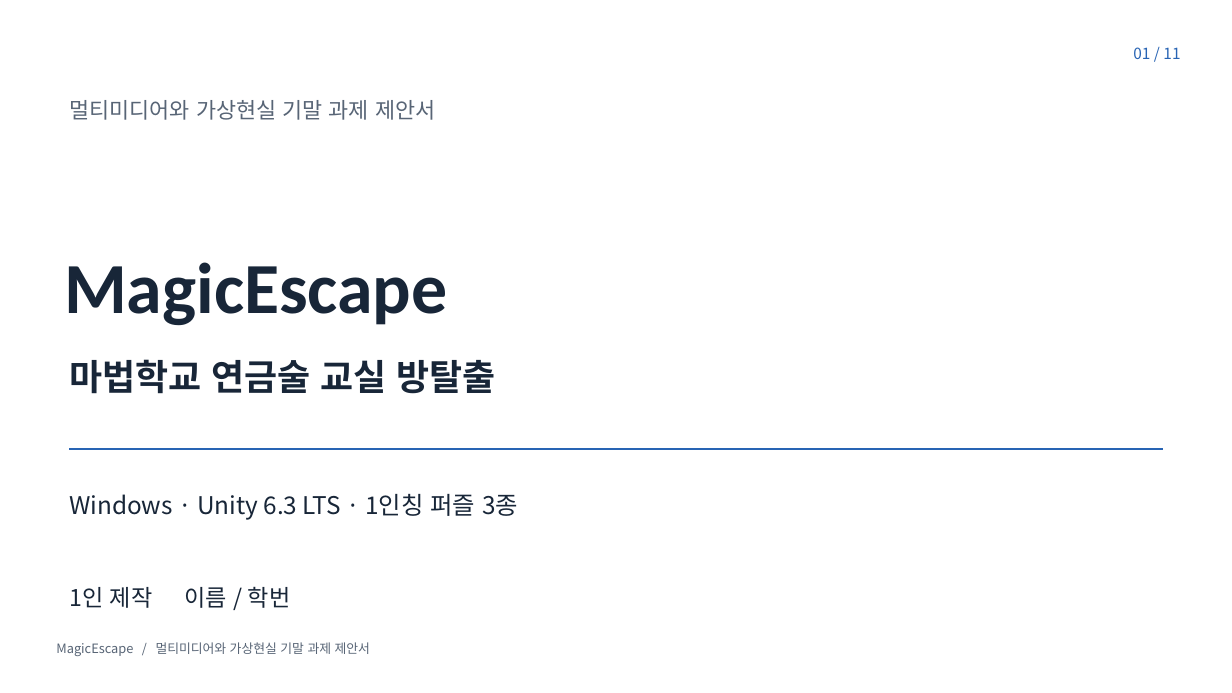
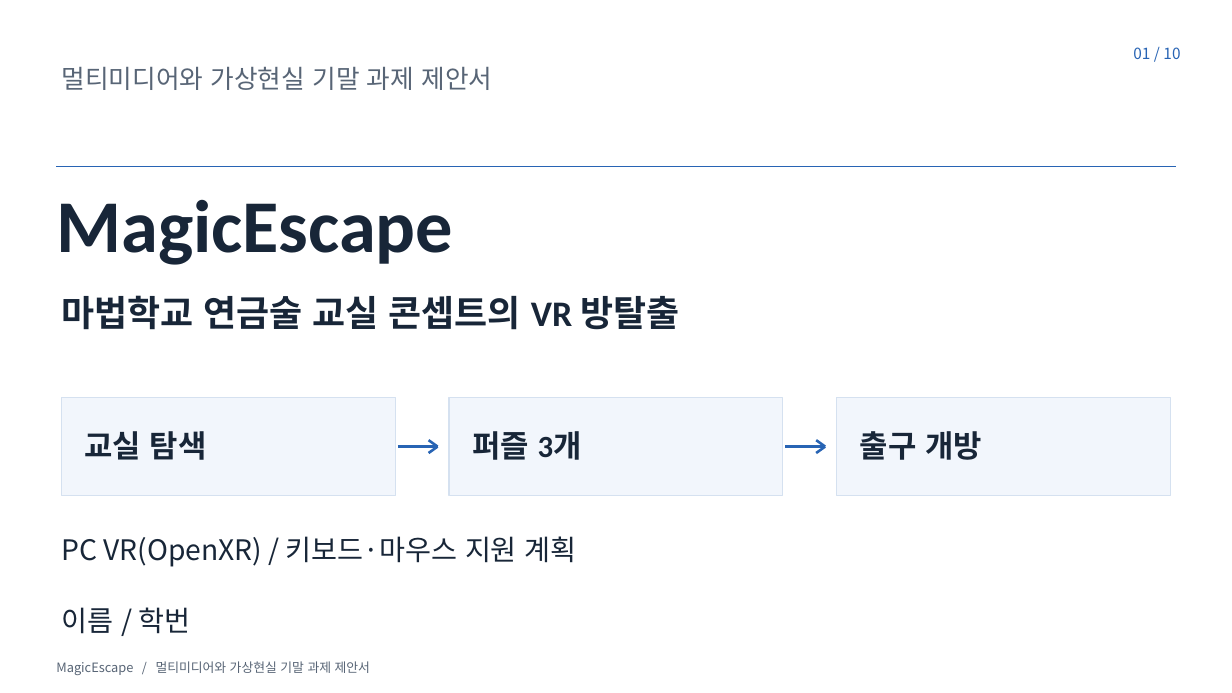
Before and after one commit to NoNamad5196/MagicEscape, a slide deck: slide 1 of presentation/proposal/MagicEscape_제안서.pptx. Drawn at 1232x693 pixels with LibreOffice and Linux fonts; fonts in the diff are those of the drawing. Boxes give left, top, right and bottom in pixels: in the first picture for what was removed or moved away, otherwise in the second. Text is boxed around its words. In the diff, an @@ line names an element or a change of style, - is before the commit and + after.

Commit message:
Revise proposal around VR escape-room play and dual input plans

```diff
--- a/presentation/proposal/MagicEscape_제안서.pptx
+++ b/presentation/proposal/MagicEscape_제안서.pptx
@@ text "멀티미디어와 가상현실 기말 과제 제안서": place and size @@
-text "멀티미디어와 가상현실 기말 과제 제안서" at [69,100,435,120]
+text "멀티미디어와 가상현실 기말 과제 제안서" at [62,67,492,90]
@@ text "멀티미디어와 가상현실 기말 과제 제안서" at [62,67,492,90]: size 17 to 20 pt @@
@@ text at [1133,47,1180,59]: text changed @@
-01 / 11
+01 / 10
@@ text "MagicEscape": place and size @@
-text "MagicEscape" at [64,262,447,326]
+text "MagicEscape" at [56,200,453,265]
@@ text "MagicEscape" at [56,200,453,265]: size 56 to 58 pt @@
@@ line added from (56, 167) to (1176, 167), #2864B4 0.6 pt @@
@@ text at [62,295,679,330]: text changed @@
-마법학교 연금술 교실 방탈출
+마법학교 연금술 교실 콘셉트의 VR 방탈출
@@ rectangle added at [62,398,396,496], fill #F2F6FC, outline #D5E1F0 1 pt @@
@@ rectangle added at [449,398,783,496], fill #F2F6FC, outline #D5E1F0 1 pt @@
@@ rectangle added at [837,398,1171,496], fill #F2F6FC, outline #D5E1F0 1 pt @@
@@ line removed from (69, 449) to (1163, 449) @@
@@ text added at [85,431,207,460], 24 pt, text #182638, bold @@
+교실 탐색
@@ line added from (398, 446) to (438, 446), #2864B4 2 pt @@
@@ line added from (429, 440) to (438, 446), #2864B4 2 pt @@
@@ line added from (429, 453) to (438, 446), #2864B4 2 pt @@
@@ text added at [472,431,582,460], 24 pt, text #182638, bold @@
+퍼즐 3개
@@ line added from (786, 446) to (825, 446), #2864B4 2 pt @@
@@ line added from (816, 440) to (825, 446), #2864B4 2 pt @@
@@ line added from (816, 453) to (825, 446), #2864B4 2 pt @@
@@ text added at [860,431,982,460], 24 pt, text #182638, bold @@
+출구 개방
@@ text removed at [69,494,518,520] @@
-Windows · Unity 6.3 LTS · 1인칭 퍼즐 3종
@@ text added at [62,536,577,567], 22 pt, text #182638 @@
+PC VR(OpenXR) / 키보드·마우스 지원 계획
@@ text at [62,607,191,634]: text changed; size 18 to 22 pt @@
-1인 제작 이름 / 학번
+이름 / 학번
@@ text "MagicEscape / 멀티미디어와 가상현실 기말 ...": place and size @@
-text "MagicEscape / 멀티미디어와 가상현실 기말 ..." at [56,642,370,656]
+text "MagicEscape / 멀티미디어와 가상현실 기말 ..." at [56,661,370,675]
```
Also in this commit, not shown: 9 slides added, 10 slides removed, 17 other files.
